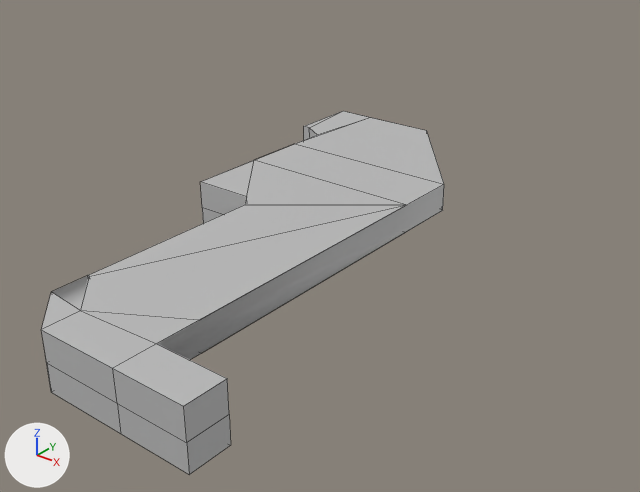
Two versions of the FBX model Static Meshes/BSP Converted/Ramp Room/SM_Optimized_Ramp_Roof.fbx, one commit apart.
The view is the same before and after, from a 50 mm camera at (40.1, -33.9, 27.8) aimed at (-4.4, 21.8, -6.7). Every picture has the same lights, and +X, +Y and +Z are marked at lower left. Mesh edges are drawn as thin lines. Where no turn or scale is listed for an object, it has been applied to the vertices. Vertices at the same position are counted once.

Names of what the first picture shows: 'Polygon'.
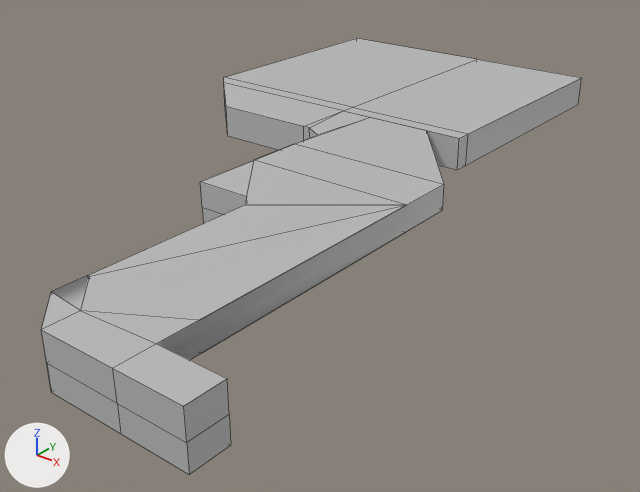
Diff of the bpy script that builds the scene:
```diff
--- a/Static Meshes/BSP Converted/Ramp Room/SM_Optimized_Ramp_Roof.fbx.py
+++ b/Static Meshes/BSP Converted/Ramp Room/SM_Optimized_Ramp_Roof.fbx.py
@@ me_mesh @@
 # used by ob_polygon; location = (0.0, 0.0, 0.0)
-me_mesh.from_pydata(...)  # 124 vertices, 117 faces; spans x -9.9..13.0, y -10.5..32.2, z -2.0..2.2
+me_mesh.from_pydata(...)  # 146 vertices, 137 faces; spans x -27.4..13.0, y -10.5..58.0, z -2.0..2.2
+# me_mesh part 1: a new loose piece of 22 vertices spanning x -27.4..3.0, y 26.2..58.0, z -0.8..2.2, in mat_lambert1 (grey #bcbcbc)
 me_mesh.materials.append(mat_lambert1)
```

Pixel boxes [x1, y1, x2, y2] of what changed, in the pictures (640 x 492 px):
'Polygon', reshaped (34% wider, 20% taller)
    before: [41, 111, 444, 475]
    after: [41, 38, 581, 475]
part 1 of me_mesh, added
    after: [224, 38, 581, 170]
